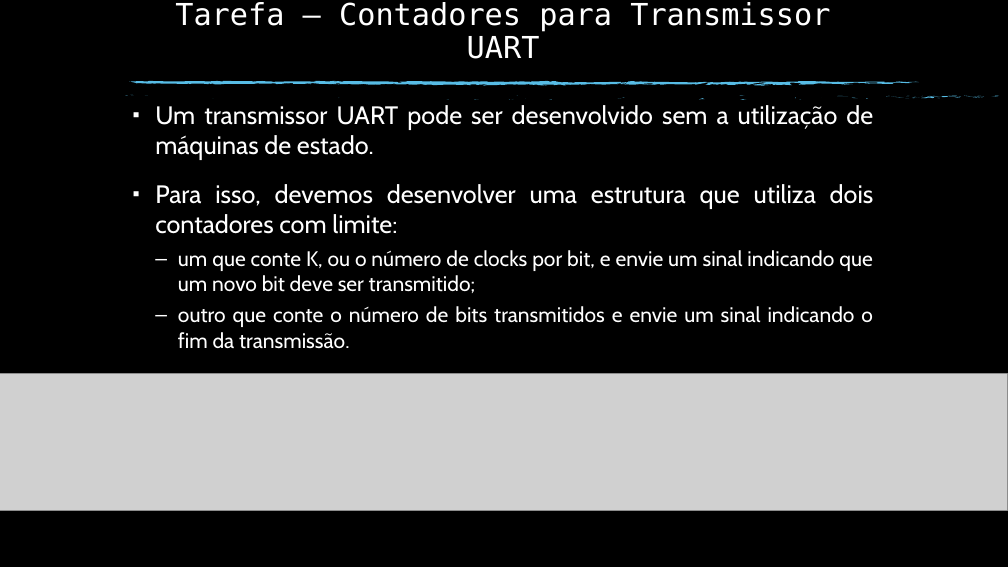
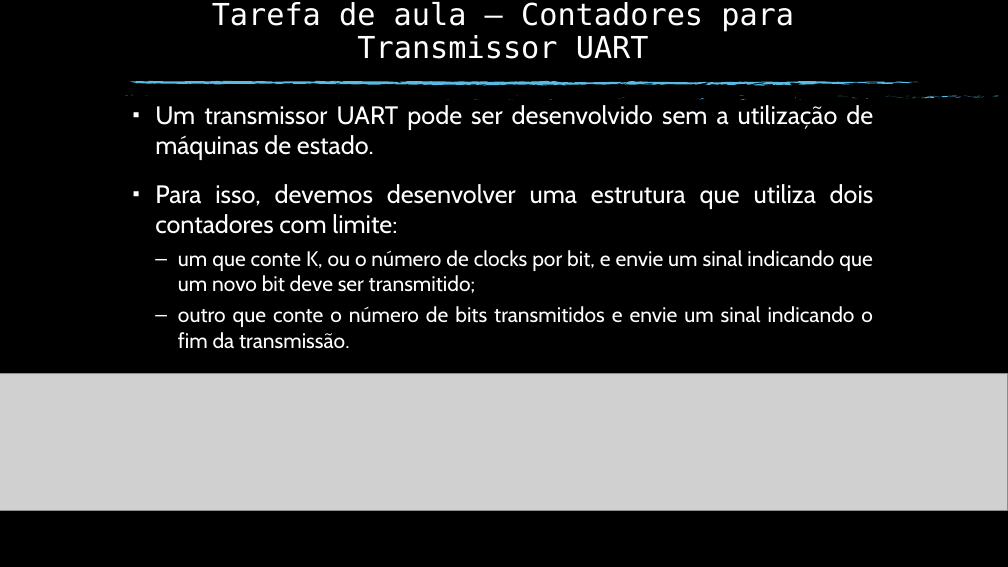
Before and after one commit to Tungstenio/Curso-VHDL-PUC-Rio-2016.1, a slide deck: slide 10 of Aula3.pptx. Drawn at 1008x567 pixels with LibreOffice and Linux fonts; fonts in the diff are those of the drawing; grey boxes stand for pictures; background and template pictures are left out. Boxes give left, top, right and bottom in pixels: in the first picture for what was removed or moved away, otherwise in the second. Text is boxed around its words. In the diff, an @@ line names an element or a change of style, - is before the commit and + after.

Commit message:
Atualização da Aula 3

```diff
--- a/Aula3.pptx
+++ b/Aula3.pptx
@@ title at <box>212,2,794,59</box>: text changed @@
-Tarefa – Contadores para Transmissor UART
+Tarefa de aula – Contadores para Transmissor UART
```
Also in this commit, not shown: 3 other slides changed, 1 slide added.
